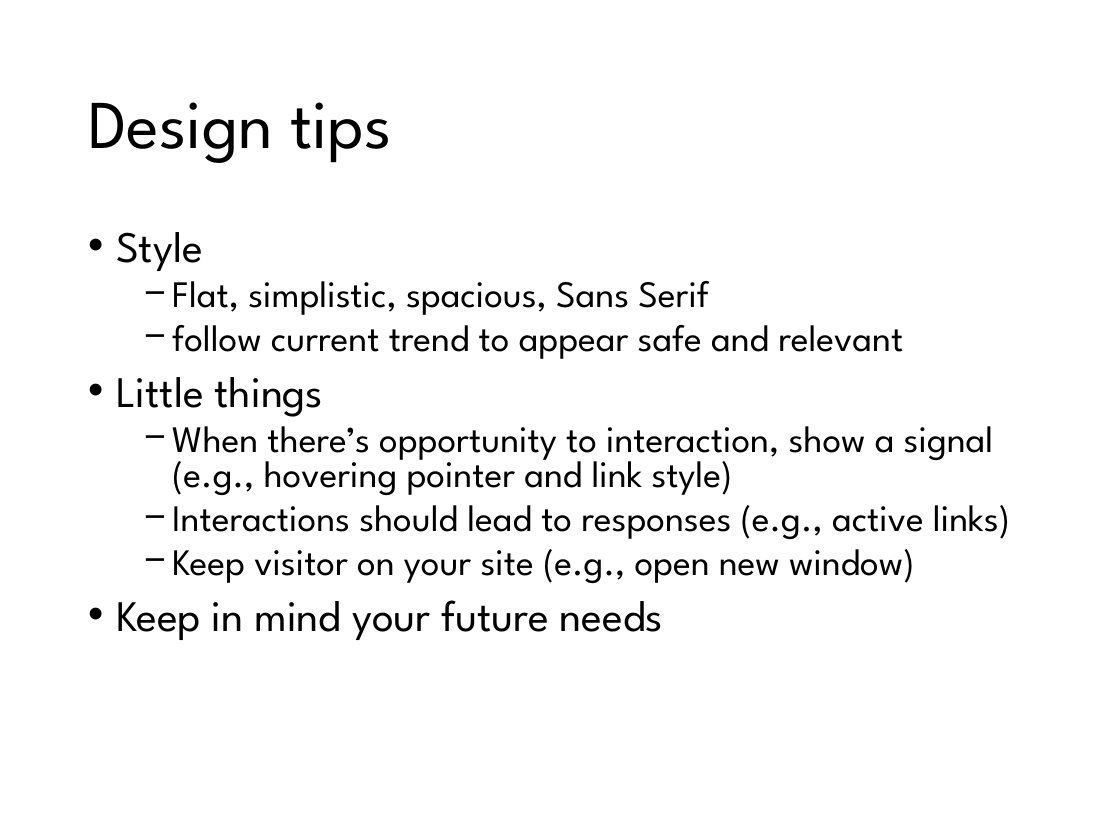
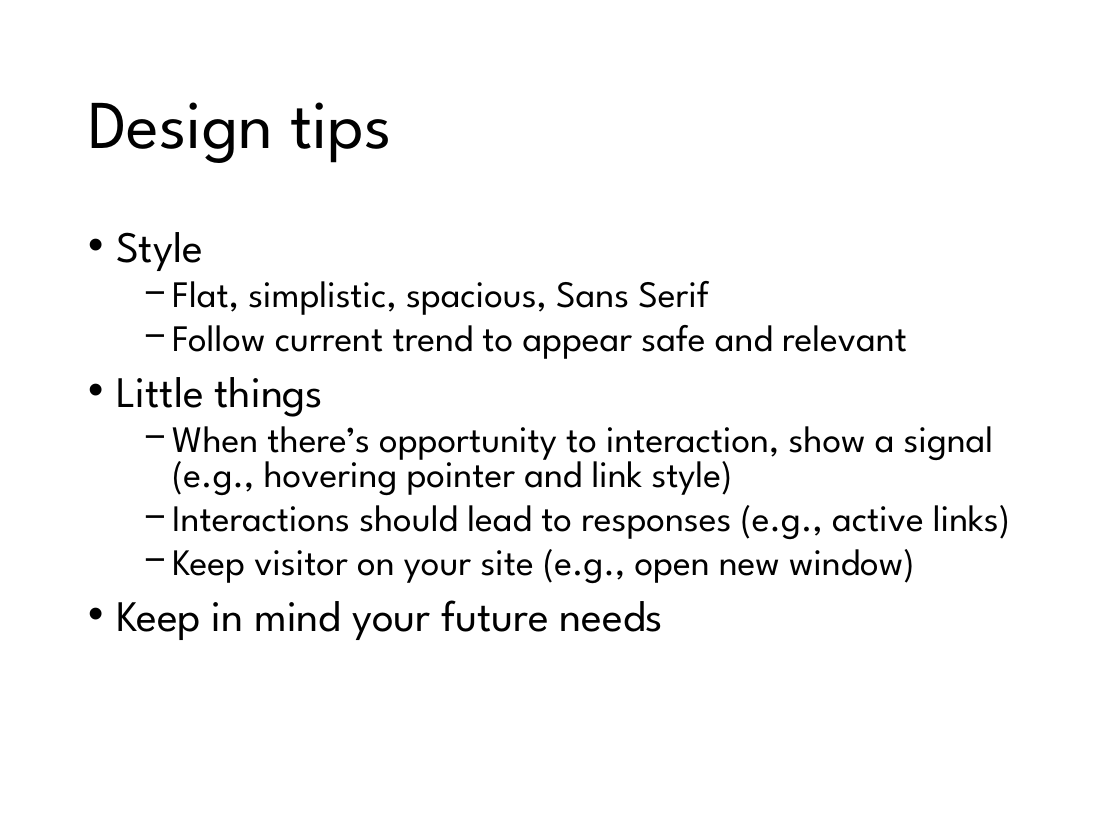
Before and after one commit to Yi-Chia-Chen/my-website, a slide deck: slide 176 of Files/Slides/Web Development_Yi-Chia Chen.pptx (slide 168 before the commit). Drawn at 1120x840 pixels with LibreOffice and Linux fonts; fonts in the diff are those of the drawing. Boxes give left, top, right and bottom in pixels: in the first picture for what was removed or moved away, otherwise in the second. Text is boxed around its words. In the diff, an @@ line names an element or a change of style, - is before the commit and + after.

```diff
--- a/Files/Slides/Web Development_Yi-Chia Chen.pptx
+++ b/Files/Slides/Web Development_Yi-Chia Chen.pptx
@@ text at bbox=[172, 313, 907, 359]: text changed @@
-  − follow current trend to appear safe and relevant
+  − Follow current trend to appear safe and relevant
```
Also in this commit, not shown: 23 other slides changed, 19 slides added, 11 slides removed, 3 other files.
